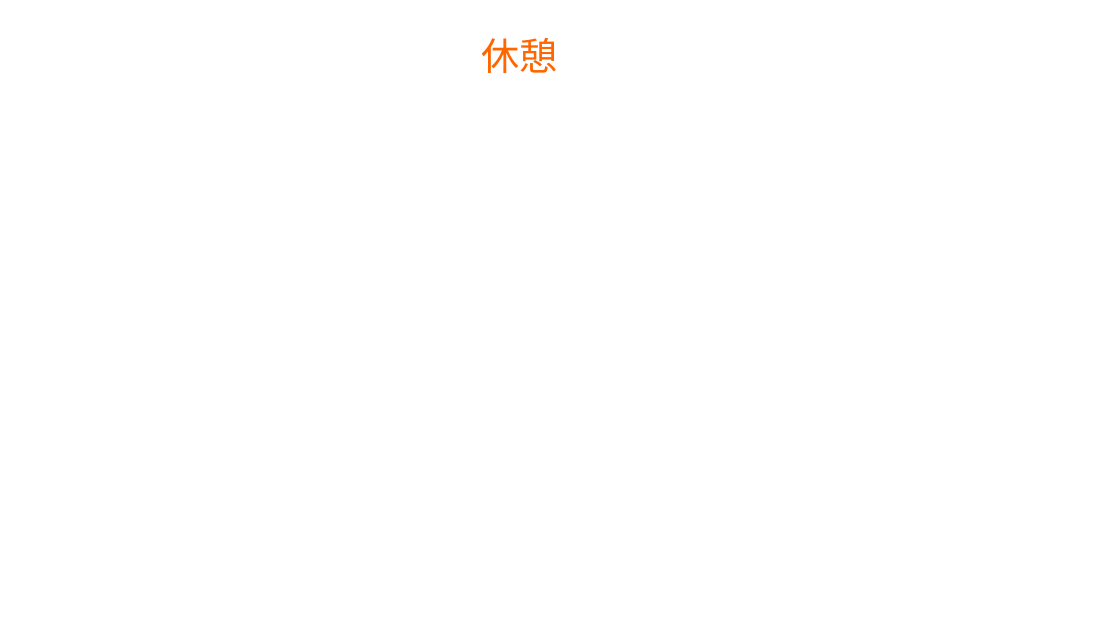
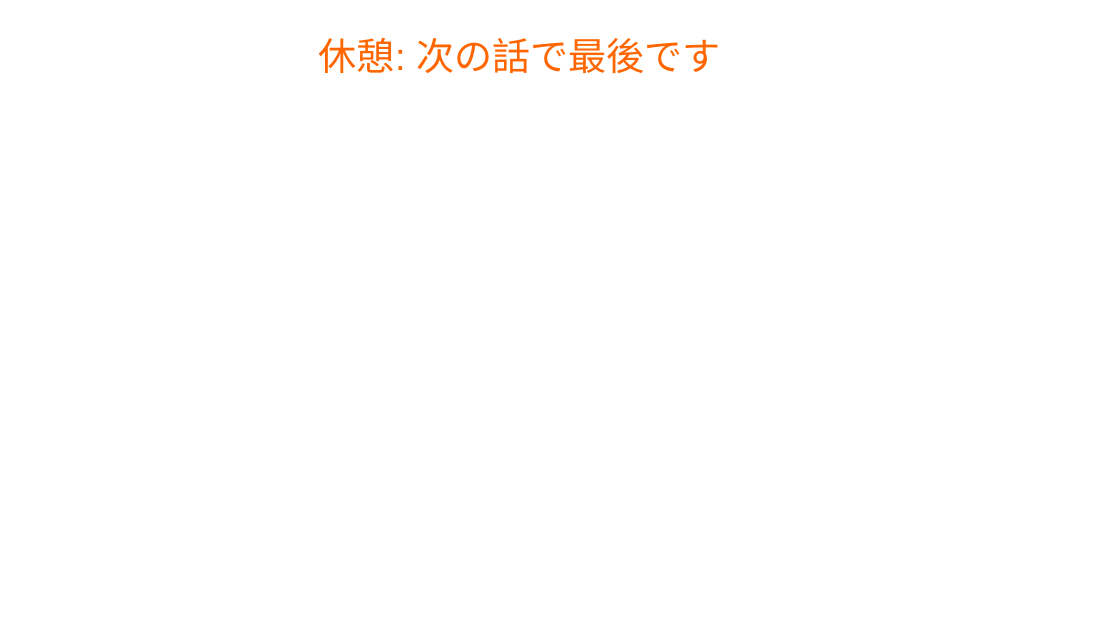
Before and after one commit to master-q/masterq-docs, a slide deck: slide 37 of presentations/20231126-invest_report/20231126-invest_report.odp. Drawn at 1120x630 pixels with LibreOffice and Linux fonts; fonts in the diff are those of the drawing; background and template pictures are left out. Boxes give left, top, right and bottom in pixels: in the first picture for what was removed or moved away, otherwise in the second. Text is boxed around its words. In the diff, an @@ line names an element or a change of style, - is before the commit and + after.

```diff
--- a/presentations/20231126-invest_report/20231126-invest_report.odp
+++ b/presentations/20231126-invest_report/20231126-invest_report.odp
@@ title at [319, 38, 721, 74]: text changed @@
-休憩
+休憩: 次の話で最後です
```
Also in this commit, not shown: 4 other slides changed.
